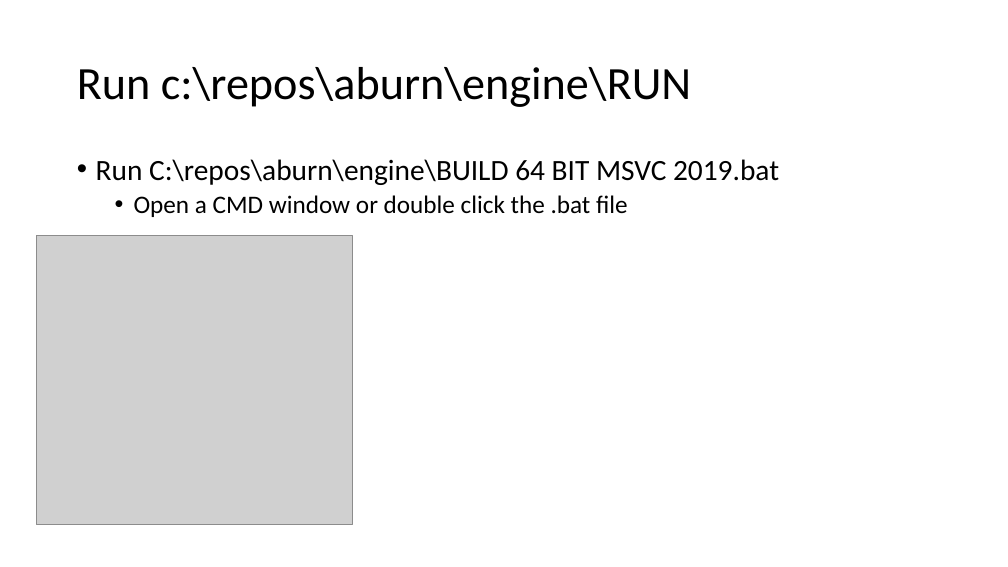
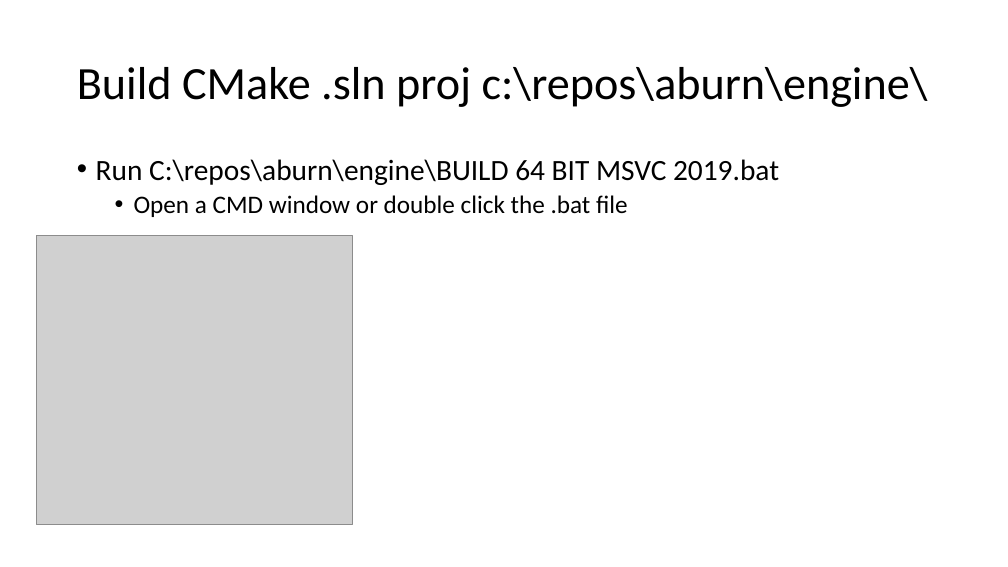
Before and after one commit to mdemore2/CSCE593, a slide deck: slide 5 of HW1/Setup AftrBurnerEngine.pptx (slide 4 before the commit). Drawn at 1008x567 pixels with LibreOffice and Linux fonts; fonts in the diff are those of the drawing; grey boxes stand for pictures. Boxes give left, top, right and bottom in pixels: in the first picture for what was removed or moved away, otherwise in the second. Text is boxed around its words. In the diff, an @@ line names an element or a change of style, - is before the commit and + after.

Commit message:
o updated engine setup slides to include appending a path...

```diff
--- a/HW1/Setup AftrBurnerEngine.pptx
+++ b/HW1/Setup AftrBurnerEngine.pptx
@@ title at bbox=[77, 67, 928, 107]: text changed @@
-Run c:\repos\aburn\engine\RUN
+Build CMake .sln proj c:\repos\aburn\engine\
```
Also in this commit, not shown: 1 slide added, 1 other file.
